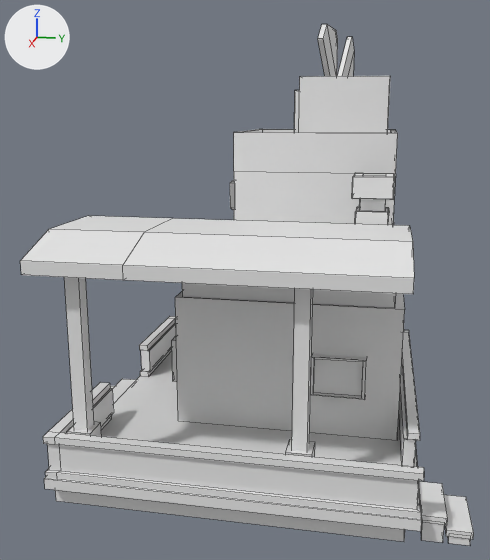
The FBX model NenhumAdeusParaNos/Assets/Models/VilaDaMadeira/Modelos/Casas/Fazenda do Seu Benjo.v1.Anibal.2508.fbx, before and after one commit.
One viewpoint serves both versions: a camera (50 mm lens) standing at (17.96, 4.41, 8.57) and looking at (-1.98, 0.42, 3.58). Every picture has the same lights, and +X, +Y and +Z are marked at upper left. Mesh edges are drawn as thin lines. Where no turn or scale is listed for an object, it has been applied to the vertices. Vertices at the same position are counted once.

Names of what the first picture shows: 'Fazenda do Seu Benjo'.
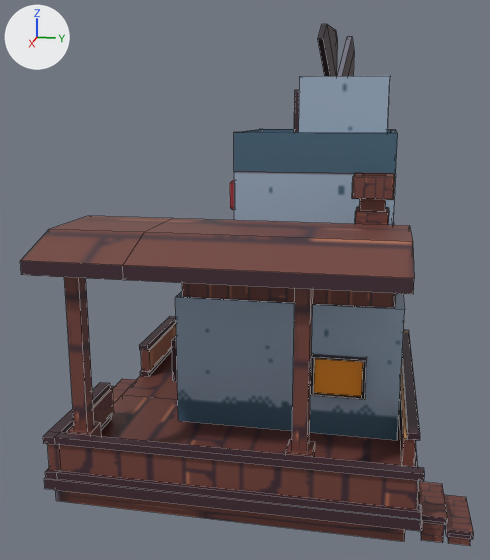
The newer file is also turned or shifted as a whole; pictures and numbers use the older file's frame.

What differs and where, as boxes (x1, y1, x2, y2) in the pictures (490 x 560 px):
part 1 of me_fazenda_do_seu_benjo, built on
    both: (45, 351, 422, 520)
part 2 of me_fazenda_do_seu_benjo, surface changed
    both: (20, 24, 474, 539)
part 3 of me_fazenda_do_seu_benjo, recoloured (grey to brown)
    both: (55, 24, 471, 546)
part 4 of me_fazenda_do_seu_benjo, recoloured
    both: (230, 180, 234, 210)

The edits, one by one:
Picture 'Casa2.png' (img_casa2_png) is new.
Picture 'Banners.png' (img_banners_png) is new.
Material 'Material' (mat_material) is new.
Its texture is img_casa2_png.
Material 'Material.001' (mat_material_001) is new.
Its texture is img_banners_png.
me_fazenda_do_seu_benjo is used by ob_fazenda_do_seu_benjo; location (0.0, 0.0, 0.0).
me_fazenda_do_seu_benjo had 894 vertices, 694 faces and spanned x -10.7..5.5, y -3.8..6.6, z -0.6..11.4.
me_fazenda_do_seu_benjo now has 898 vertices, 698 faces and spans x -10.7..5.5, y -3.8..6.6, z -0.6..11.4.
Part 1, on me_fazenda_do_seu_benjo:
4 faces are deleted.
4 vertices are added at (0.8, 5.5, 0.7), (0.8, 5.5, 0.4), (0.8, -2.6, 0.7), (0.8, -2.6, 0.4).
8 new faces join them, mat_material (picture img_casa2_png).
me_fazenda_do_seu_benjo part 2: 510 kept faces spanning x -10.7..5.5, y -3.8..6.6, z -0.6..11.4 get new texture (UV) coordinates.
me_fazenda_do_seu_benjo part 3: 632 faces spanning x -10.7..5.5, y -3.8..6.6, z -0.6..11.4 switch from no material to mat_material (picture img_casa2_png).
me_fazenda_do_seu_benjo part 4: 58 faces spanning x -3.1..-0.8, y 0.2..0.6, z 5.7..6.9 switch from no material to mat_material_001 (picture img_banners_png).
